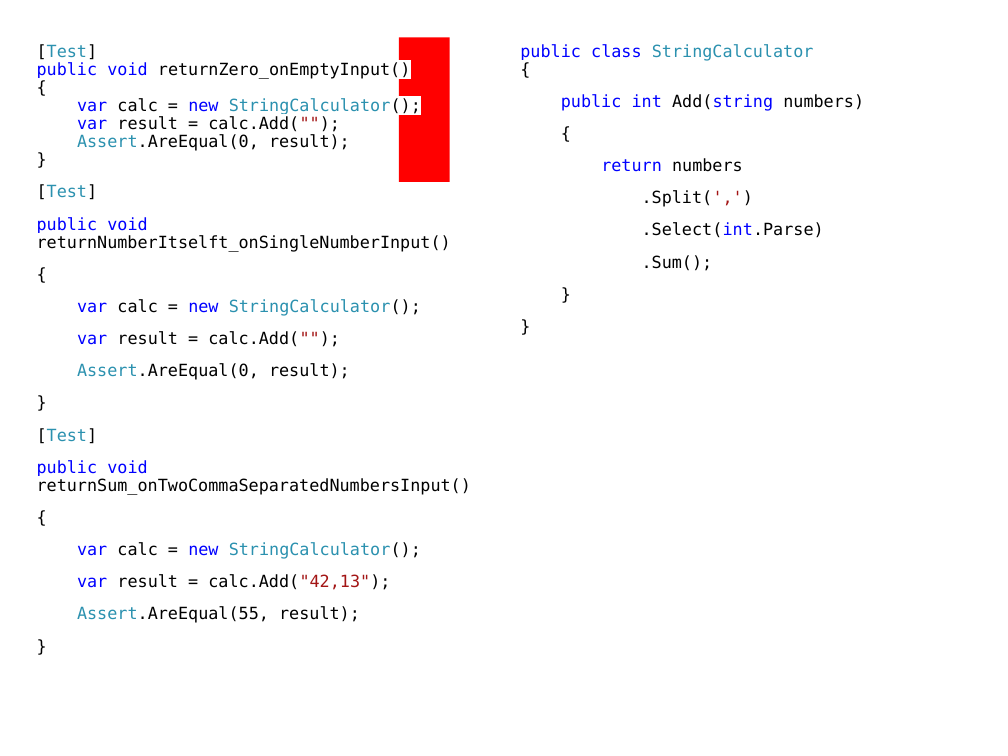
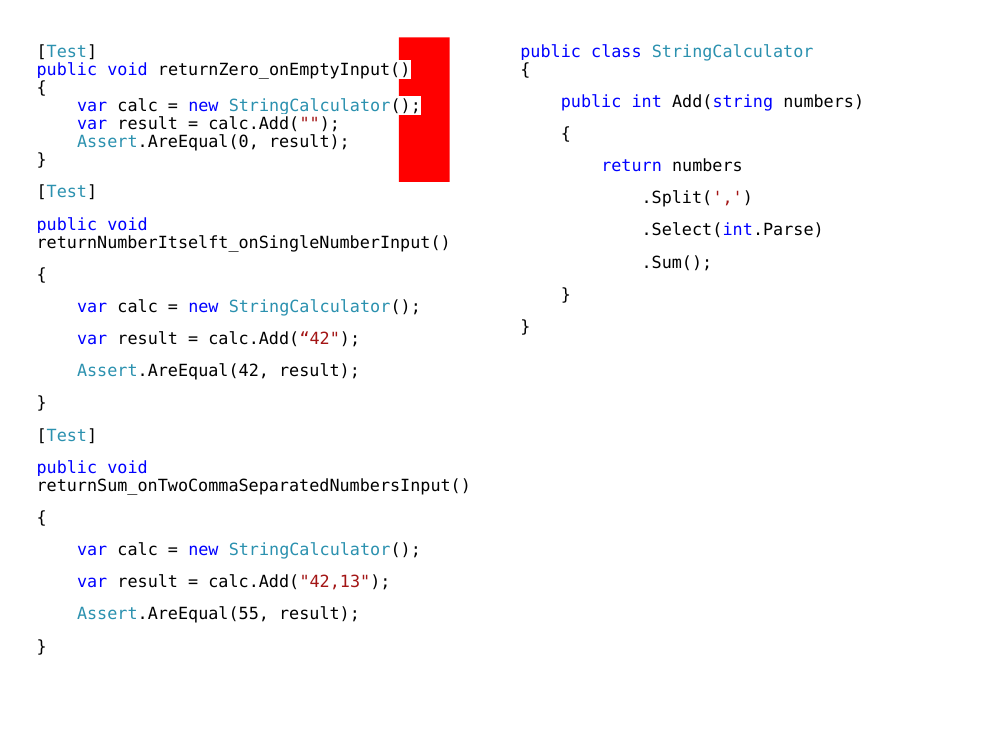
Before and after one commit to kontur-courses/tdd, a slide deck: slide 5 of Tdd/StringCalculator Kata.pptx. Drawn at 1008x756 pixels with LibreOffice and Linux fonts; fonts in the diff are those of the drawing. Boxes give left, top, right and bottom in pixels: in the first picture for what was removed or moved away, otherwise in the second. Text is boxed around its words. In the diff, an @@ line names an element or a change of style, - is before the commit and + after.

```diff
--- a/Tdd/StringCalculator Kata.pptx
+++ b/Tdd/StringCalculator Kata.pptx
@@ text at [77,331,360,380]: text changed @@
-var result = calc.Add("");
-Assert.AreEqual(0, result);
+var result = calc.Add(“42");
+Assert.AreEqual(42, result);
```
Also in this commit, not shown: 4 other files.
